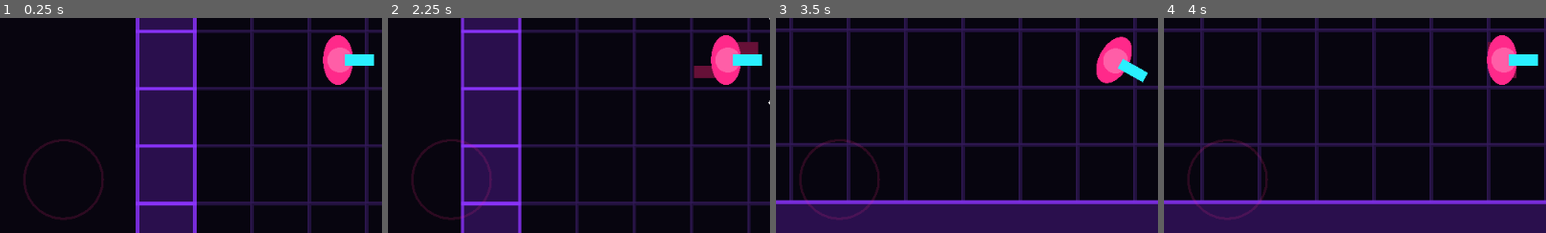
Above: before the commit, frames 1-4 (left to right).
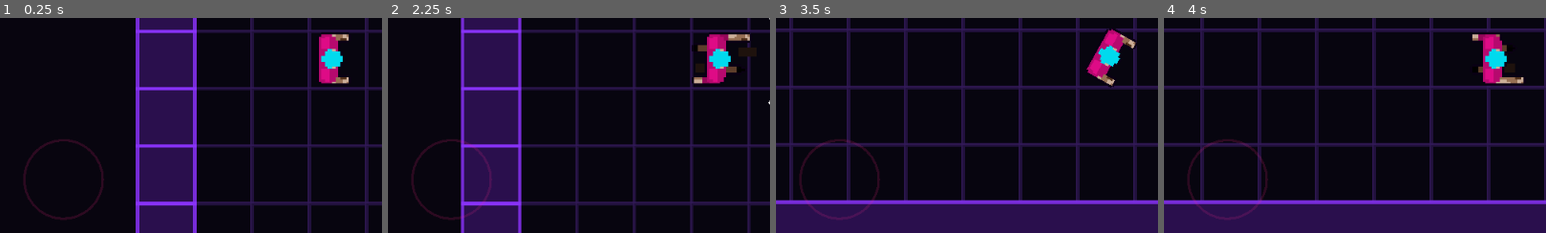
Above: after the commit, the same moments.

Repository: Evildodo3301/cyberhouse
Game: Godot game, scene res://scenes/levels/level_01.tscn
Two runs of this game, one before a commit and one after it. Both use one fixed random seed, a clock stepped at 60 frames per second and the inputs below.
Inputs (mouse positions are % of the whole screen's width and height, from its top left):
- Up to frame 1 (0.25 s): no input
- Up to frame 2 (2.25 s): click "II" at 0.5 s; click "▶" at 1.25 s; tap Enter at 2 s; move the mouse to (72, 45) at 2.02 s; hold D (move_right) from 2.03 s (still down); tap Space (attack) at 2.1 s; click (72, 45) at 2.17 s
- Up to frame 3 (3.5 s): release D (move_right) at 2.75 s; drag from (30, 55) to (45, 70) at 2.77 s
- Up to frame 4 (4 s): move the mouse to (60, 28) at 3.52 s; hold D (move_right) from 3.53 s (still down); tap Left (aim_left) at 3.6 s; tap Space (attack) at 3.8 s
The pictures show only the part of the screen within x 6-56%, y 40-90%; the shares and areas given below are measured in that part.

The runs differ from the first frame. In frame 1, 2.2% of the frame differs, in the area x 83-98%, y 7-32%; in frame 2, 3.0%, in the area x 79-98%, y 6-32%; in frame 3, 2.3%; in frame 4, 2.5%.

Commit message:
Doors alert rooms, enemies mostly stay home, shot kick and void flash, pink player sprite; bump to 0.4.1
- Pushing a door open alerts the enemies in the rooms on both sides.
- LevelMap.roam_chance (0.15 in level 1): the rest stop at their doorway
  instead of chasing you out (fixed by map order, same on every retry).
- Gunshots and gun kills kick the camera three times in ~0.1 s (0.8 px)
  instead of the random shake; fist kills still shake.
- Each shot tints the void outside the map neon (WeaponData.void_flash),
  stepping round the colour wheel so rapid fire glides instead of strobing.
- The player uses a pink and cyan recolour of the civilian sheet on the
  torso; every enemy now uses the cop sheet.

Co-Authored-By: Claude Opus 5.5 (1M context) <noreply@anthropic.com>
Claude-Session: https://claude.ai/code/session_01NRYTnNTQ9YXp86yos9nk5w

Diff:
--- a/data/weapons/pistol.tres
+++ b/data/weapons/pistol.tres
@@ -15,5 +15,6 @@
 pellets = 1
 spread_degrees = 2.0
 noise_loudness = 1.0
-shake = 2.0
+shake = 0.8
+void_flash = 0.45
 color = Color(0.85, 0.85, 0.9, 1)
--- a/scenes/main.tscn
+++ b/scenes/main.tscn
@@ -11,7 +11,6 @@
 [ext_resource type="PackedScene" path="res://scenes/props/swing_door.tscn" id="9_door"]
 [ext_resource type="PackedScene" path="res://scenes/enemies/grunt.tscn" id="10_grunt"]
 [ext_resource type="PackedScene" path="res://scenes/weapons/weapon_pickup.tscn" id="11_pickup"]
-[ext_resource type="Texture2D" path="res://assets/characters/civilian.png" id="12_civilian"]
 
 [node name="Main" type="Node2D"]
 script = ExtResource("1_main")
@@ -42,8 +41,6 @@
 [node name="GruntPatrol" parent="." instance=ExtResource("10_grunt")]
 position = Vector2(360, 40)
 patrol_points = Array[Vector2]([Vector2(450, 40), Vector2(450, 150), Vector2(330, 145), Vector2(360, 40)])
-sheet = ExtResource("12_civilian")
-sheet_rows = 2
 
 [node name="GruntGuard" parent="." instance=ExtResource("10_grunt")]
 position = Vector2(440, 270)
--- a/scripts/core/game.gd
+++ b/scripts/core/game.gd
@@ -10,6 +10,12 @@
 
 ## Anything can ask for a screen shake; the camera listens to this.
 signal shake_requested(strength: float, direction: Vector2)
+## A gunshot: a tiny triple kick on the camera instead of a shake.
+signal kick_requested(strength: float, direction: Vector2)
+## A gun fired (the void outside the map flashes a neon colour).
+signal shot_fired(weapon: WeaponData)
+## Someone pushed a door open (enemies in the rooms on either side react).
+signal door_opened(door: Node2D, opener: Node2D)
 ## An enemy died (the room listens to know when it's cleared).
 signal enemy_died(enemy: Node2D)
 ## A loud sound happened at `position`. Enemies (M2) will listen to this to
@@ -26,6 +32,10 @@
 
 func shake(strength: float, direction: Vector2 = Vector2.ZERO) -> void:
 	shake_requested.emit(strength, direction)
+
+
+func kick(strength: float, direction: Vector2) -> void:
+	kick_requested.emit(strength, direction)
 
 
 func make_noise(position: Vector2, loudness: float) -> void:
--- a/scripts/core/game_camera.gd
+++ b/scripts/core/game_camera.gd
@@ -1,6 +1,8 @@
 class_name GameCamera
 extends Camera2D
 ## Follows the player, leans a little toward where they aim, and shakes on kills.
+## Gunshots use a "kick" instead: three tiny, very quick jolts (a small
+## earthquake) that are over before they can hide anything.
 
 @export var target: Player
 ## How far (px) the camera leans toward the aim direction.
@@ -10,13 +12,20 @@
 
 var _shake_strength: float = 0.0
 var _shake_direction: Vector2 = Vector2.ZERO
+## Gunshot kick: the three jolts still to play, and how long the current one lasts.
+var _kicks: Array[Vector2] = []
+var _kick_time: float = 0.0
+
+## Seconds each of the three kick jolts lasts (all three: about 0.1 s).
+const KICK_STEP := 0.035
 
 
 func _ready() -> void:
 	Game.shake_requested.connect(shake)
+	Game.kick_requested.connect(kick)
 	if target:
 		global_position = target.global_position
-		target.killed_target.connect(func(_t, dir): shake(target.settings.kill_shake, dir))
+		target.killed_target.connect(_on_kill)
 
 
 func _process(delta: float) -> void:
@@ -28,9 +37,33 @@
 	_shake_strength = lerpf(_shake_strength, 0.0, clampf(shake_decay * delta, 0.0, 1.0))
 	var jitter := Vector2(randf_range(-1, 1), randf_range(-1, 1))
 	offset = (_shake_direction + jitter) * 0.5 * _shake_strength
+	if not _kicks.is_empty():
+		offset += _kicks[0]
+		_kick_time += delta
+		if _kick_time >= KICK_STEP:
+			_kick_time = 0.0
+			_kicks.pop_front()
+
+
+## Fist kills shake the screen; gun kills only kick it, so a burst of shots
+## never turns into a blur.
+func _on_kill(_target: Node2D, direction: Vector2) -> void:
+	if target.has_gun():
+		kick(target.weapon.shake * 1.5, direction)
+	else:
+		shake(target.settings.kill_shake, direction)
 
 
 ## `direction` is optional: pass the hit direction to push the screen that way.
 func shake(strength: float, direction: Vector2 = Vector2.ZERO) -> void:
 	_shake_strength = maxf(_shake_strength, strength)
 	_shake_direction = direction
+
+
+## Gunshot kick: back against the shot, then sideways, then a smaller push
+## back, each for KICK_STEP. `strength` is the first jolt in pixels.
+func kick(strength: float, direction: Vector2) -> void:
+	var back := -direction.normalized()
+	var side := back.orthogonal()
+	_kicks = [back * strength, side * strength * 0.6, -back * strength * 0.4]
+	_kick_time = 0.0
--- a/scripts/enemies/grunt.gd
+++ b/scripts/enemies/grunt.gd
@@ -18,6 +18,11 @@
 ##   LONG_RANGE  -> "COVER":   hides behind walls while you hold a gun far away.
 ##   BOMB        -> "SCATTER": runs from a landed bomb and keeps apart from others.
 ## Counters never change its speed, reaction time or reach.
+##
+## Doors: when you push open a door of its room, it turns to the door and
+## goes ALERT, even before it can see you. Grunts with stays_in_room (most of
+## them in early levels) never step out of their own room: they chase you to
+## their doorway and wait there.
 
 enum State { PATROL, ALERT, CHASE, ATTACK, SEARCH, KNOCKED_DOWN, DEAD }
 
@@ -41,6 +46,8 @@
 ## The gun it drops when it dies (it still fights with fists for now).
 ## Empty = drops nothing.
 @export var carried_weapon: WeaponData
+## If on, it never leaves the room it starts in (LevelMap sets this).
+@export var stays_in_room: bool = false
 ## Eye glow used by M3 to show an enemy has adapted. Transparent = none.
 @export var tell_color: Color = Color(0, 0, 0, 0)
 
@@ -69,6 +76,7 @@
 var _cover_timer: float = 0.0
 var _flee_from: Vector2
 var _flee_time: float = 0.0
+var _home_room: int = -1
 
 const SCATTER_TIME := 1.2   # a little longer than the bomb fuse
 const SHEET_COLUMNS := 12
@@ -98,6 +106,10 @@
 	if not active_counters.is_empty():
 		tell_color = TacticTracker.settings.adapted_eye_color
 	Game.bomb_landed.connect(_on_bomb_landed)
+	Game.door_opened.connect(_on_door_opened)
+	var level := get_tree().get_first_node_in_group("level")
+	if level:
+		_home_room = level.room_at(global_position)
 	_overlay = Node2D.new()
 	_overlay.z_index = 1
 	_overlay.draw.connect(_draw_overlay)
@@ -240,6 +252,24 @@
 		_enter(State.SEARCH)
 
 
+## You pushed open a door of its room: it turns to the door at once and goes
+## ALERT (the "!"), then comes to look. Doors other enemies open are ignored.
+func _on_door_opened(door: Node2D, opener: Node2D) -> void:
+	if not opener.is_in_group("player") or not state in [State.PATROL, State.SEARCH]:
+		return
+	var level := get_tree().get_first_node_in_group("level")
+	if level == null or _home_room < 0:
+		return
+	var door_center: Vector2 = door.center()
+	var across: Vector2 = Vector2.from_angle(door.global_rotation).orthogonal() * 16.0
+	var my_room: int = level.room_at(global_position)
+	if my_room != level.room_at(door_center + across) and my_room != level.room_at(door_center - across):
+		return
+	last_known_position = door_center
+	facing = global_position.direction_to(door_center)
+	_enter(State.ALERT)
+
+
 # --------------------------------------------------------------- behaviour
 
 func _patrol() -> void:
@@ -264,8 +294,8 @@
 
 func _search() -> void:
 	if not _arrived and global_position.distance_to(last_known_position) > 6.0 and _state_time < 6.0:
-		_move_to(last_known_position, settings.chase_speed * 0.7)
-		return
+		if _move_to(last_known_position, settings.chase_speed * 0.7):
+			return
 	# At the spot (or it took too long): look around, then go back to the route.
 	_arrived = true
 	velocity = Vector2.ZERO
@@ -295,7 +325,8 @@
 
 
 ## Walks toward `target` along the navigation path (around walls, through doors).
-func _move_to(target: Vector2, speed: float) -> void:
+## Returns false if stays_in_room stopped it at the edge of its room.
+func _move_to(target: Vector2, speed: float) -> bool:
 	agent.target_position = target
 	var next := agent.get_next_path_position()
 	if agent.is_navigation_finished() or next.distance_to(global_position) < 0.5:
@@ -303,9 +334,23 @@
 	var direction := global_position.direction_to(next)
 	if counters(TacticTracker.BOMB) and state == State.CHASE:
 		direction = _spread_out(direction)
+	if _leaving_room(direction):
+		velocity = Vector2.ZERO
+		facing = global_position.direction_to(target)
+		return false
 	velocity = direction * speed
 	if direction != Vector2.ZERO:
 		facing = direction
+	return true
+
+
+## True if a stay-in-room grunt's next step would take it into a doorway.
+## It looks 10 px ahead, so it stops before it can push the door open.
+func _leaving_room(direction: Vector2) -> bool:
+	if not stays_in_room or _home_room < 0:
+		return false
+	var level := get_tree().get_first_node_in_group("level")
+	return level != null and level.leaves_room(_home_room, global_position + direction * 10.0)
 
 
 ## BOMB counter: keeps a gap from other grunts so one bomb can't get them all.
--- /dev/null
+++ b/scripts/fx/void_flash.gd
@@ -0,0 +1,44 @@
+class_name VoidFlash
+extends Node
+## Each gunshot tints the empty void outside the map with a neon colour that
+## fades in about a fifth of a second. Every shot moves a little further
+## round the colour wheel (pink, purple, blue, cyan...), so rapid fire glides
+## through colours instead of strobing.
+
+## How fast the flash fades (per second).
+@export var fade_speed: float = 5.0
+## Highest the flash can build up to, even during rapid fire.
+@export var max_strength: float = 0.5
+## How far round the colour wheel each shot moves (1 = a full turn).
+@export var hue_step: float = 0.09
+
+var strength: float = 0.0
+var hue: float = 0.85   # starts on neon pink
+var _base: Color
+
+
+func _ready() -> void:
+	_base = ProjectSettings.get_setting("rendering/environment/defaults/default_clear_color")
+	Game.shot_fired.connect(_on_shot)
+
+
+func _exit_tree() -> void:
+	RenderingServer.set_default_clear_color(_base)
+
+
+func _on_shot(weapon: WeaponData) -> void:
+	if weapon.void_flash <= 0.0:
+		return
+	hue = fposmod(hue + hue_step, 1.0)
+	strength = minf(maxf(strength, weapon.void_flash), max_strength)
+
+
+func current_color() -> Color:
+	return _base.lerp(Color.from_hsv(hue, 0.9, 1.0), strength)
+
+
+func _process(delta: float) -> void:
+	if strength <= 0.0:
+		return
+	strength = maxf(strength - fade_speed * strength * delta - 0.2 * delta, 0.0)
+	RenderingServer.set_default_clear_color(current_color())
--- a/scripts/levels/level_map.gd
+++ b/scripts/levels/level_map.gd
@@ -8,7 +8,8 @@
 ##   D  swinging door     o  open doorway (no door)
 ##      (a straight run of D's or o's in a wall = one doorway)
 ##   P  player start      g  pistol on the floor
-##   C  cop grunt         V  civilian grunt
+##   C  cop grunt         V  civilian grunt (looks like a cop for now, so
+##                           the player is the only one in pink)
 ##   E  exit (opens once every enemy is dead)
 ##
 ## Rooms are worked out automatically: floor areas separated by walls and
@@ -18,13 +19,16 @@
 const GRUNT_SCENE := preload("res://scenes/enemies/grunt.tscn")
 const DOOR_SCENE := preload("res://scenes/props/swing_door.tscn")
 const PICKUP_SCENE := preload("res://scenes/weapons/weapon_pickup.tscn")
-const CIVILIAN_SHEET := preload("res://assets/characters/civilian.png")
 const EXIT_SCRIPT := preload("res://scripts/levels/exit_zone.gd")
 
 @export_multiline var layout: String = ""
 @export var wall_color: Color = Color(0.55, 0.2, 1.0)    # neon purple
 @export var floor_color: Color = Color(0.03, 0.02, 0.06)
 @export var grid_color: Color = Color(0.2, 0.1, 0.35, 0.6)
+## Share of enemies (0 to 1) that will chase you out of their room. The rest
+## stop at their own doorway. Early levels keep this low. Which enemies roam
+## is fixed by map order, so it is the same on every retry.
+@export_range(0.0, 1.0) var roam_chance: float = 0.15
 
 ## Size of the level in pixels.
 var size_px: Vector2
@@ -70,6 +74,16 @@
 ## Which room `point` is in, or -1 for walls and doorways.
 func room_at(point: Vector2) -> int:
 	return _room_of_tile.get(Vector2i((point / TILE).floor()), -1)
+
+
+## True if stepping onto `point` would take you out of room `room`: into a
+## doorway or another room. Walls count as inside (bumping one is fine).
+func leaves_room(room: int, point: Vector2) -> bool:
+	var at := Vector2i((point / TILE).floor())
+	if tile(at) in ["D", "o"]:
+		return true
+	var there: int = _room_of_tile.get(at, -1)
+	return there >= 0 and there != room
 
 
 func room_count() -> int:
@@ -182,9 +196,9 @@
 				var grunt: Node2D = GRUNT_SCENE.instantiate()
 				grunt.name = ("Cop%d" if letter == "C" else "Civilian%d") % count[letter]
 				grunt.position = spot
-				if letter == "V":
-					grunt.sheet = CIVILIAN_SHEET
-					grunt.sheet_rows = 2
+				# Every 1/roam_chance-th enemy (in map order) is a roamer.
+				var index: int = count["C"] + count["V"]
+				grunt.stays_in_room = floori(index * roam_chance) == floori((index - 1) * roam_chance)
 				grunt.start_facing_degrees = rad_to_deg(spot.angle_to_point(_room_center(at)))
 				add_child(grunt)
 			"g":
--- a/scripts/levels/main.gd
+++ b/scripts/levels/main.gd
@@ -35,6 +35,10 @@
 	pattern_hud.name = "PatternLogged"
 	add_child(pattern_hud)
 	Game.enemy_died.connect(_on_enemy_died)
+	# Gunshots flash the void outside the map.
+	var void_flash := VoidFlash.new()
+	void_flash.name = "VoidFlash"
+	add_child(void_flash)
 
 
 func _on_enemy_died(_enemy: Node2D) -> void:
--- a/scripts/player/player.gd
+++ b/scripts/player/player.gd
@@ -37,6 +37,16 @@
 @export var body_color: Color = Color(1.0, 0.16, 0.54)   # neon pink
 @export var accent_color: Color = Color(0.16, 0.94, 1.0) # neon cyan
 
+@export_group("Look")
+## Sprite sheet in the enemy layout (64 x 64 cells, 12 per row, drawn facing
+## up; row 1 = walk cycle, row 2 = corpses). Temporary: the civilian sheet
+## recoloured pink and cyan. Empty = placeholder shapes.
+@export var sheet: Texture2D = preload("res://assets/characters/player.png")
+## Sheet pixels to room pixels (same as the enemies).
+@export var sprite_scale: float = 0.6
+## Room pixels walked per walk-cycle frame.
+@export var stride_per_frame: float = 4.0
+
 ## Set by main.gd. Can stay empty (keyboard only).
 var touch_controls: TouchControls
 
@@ -66,6 +76,11 @@
 var _stride: float = 0.0   # distance walked, drives the step animation
 var _muzzle_flash: float = 0.0   # seconds the flash at the barrel stays visible
 var _crosshair: Sprite2D
+var _sprite: Sprite2D   # the body, on the torso so it turns with the aim
+
+const SHEET_COLUMNS := 12
+const PUNCH_FRAME := 3
+const CLEAN_CORPSES := [0, 2, 4, 6, 8, 9, 10, 11]
 
 @onready var _legs: Node2D = $Legs
 @onready var _torso: Node2D = $Torso
@@ -81,6 +96,19 @@
 	# The parts are plain nodes so art can later drop a sprite into each one.
 	_legs.draw.connect(_draw_legs)
 	_torso.draw.connect(_draw_torso)
+	if sheet:
+		_sprite = Sprite2D.new()
+		_sprite.texture = sheet
+		_sprite.hframes = SHEET_COLUMNS
+		_sprite.vframes = 2
+		_sprite.scale = Vector2.ONE * sprite_scale
+		_sprite.rotation = PI * 0.5   # the sheet faces up, the torso faces right
+		_sprite.texture_filter = CanvasItem.TEXTURE_FILTER_NEAREST
+		var material := ShaderMaterial.new()
+		material.shader = preload("res://shaders/outline.gdshader")
+		_sprite.material = material
+		_sprite.show_behind_parent = true   # the gun in hand is drawn on top
+		_torso.add_child(_sprite)
 	_crosshair = Sprite2D.new()
 	_crosshair.texture = CROSSHAIR_TEXTURE
 	_crosshair.texture_filter = CanvasItem.TEXTURE_FILTER_LINEAR
@@ -170,6 +198,13 @@
 	else:
 		_stride = 0.0   # idle: feet back together under the torso
 	_legs.rotation = legs_angle
+	if _sprite:
+		if _attack_state == AttackState.WINDUP or _swing_flash > 0.0:
+			_sprite.frame = PUNCH_FRAME
+		elif speed > settings.legs_idle_speed:
+			_sprite.frame = int(_stride / stride_per_frame) % SHEET_COLUMNS
+		else:
+			_sprite.frame = 0
 
 
 ## Aim assist: if a target sits close to the aim line, return the direction
@@ -286,7 +321,8 @@
 	if weapon.noise_loudness > 0.0:
 		Game.make_noise(global_position, weapon.noise_loudness)   # enemies hear it
 	if weapon.shake > 0.0:
-		Game.shake(weapon.shake, _attack_direction)
+		Game.kick(weapon.shake, _attack_direction)
+	Game.shot_fired.emit(weapon)
 	weapon_changed.emit(weapon, ammo)
 	if ammo <= 0:
 		_drop_weapon(_attack_direction.rotated(PI * 0.75))   # empty: toss it aside
@@ -421,7 +457,9 @@
 	_report_death(attacker, weapon)
 	var gore := get_tree().get_first_node_in_group("gore")
 	if gore:
-		gore.add_kill(global_position, direction, body_color, weapon)
+		gore.add_kill(global_position, direction, body_color, weapon, _corpse())
+	if _sprite:
+		_sprite.visible = false
 	died.emit(weapon)
 	Game.shake(settings.big_shake)
 	if settings.big_vibration_ms > 0:
@@ -473,7 +511,7 @@
 
 	# Muzzle flash at the end of the barrel.
 	if _muzzle_flash > 0.0:
-		draw_circle(_attack_direction * 15.0, 3.0, Color(1, 0.95, 0.6))
+		draw_circle(_attack_direction * 11.0 + _attack_direction.rotated(PI * 0.5) * 3.2, 3.0, Color(1, 0.95, 0.6))
 	if has_gun():
 		return   # the swing arcs below are for melee only
 
@@ -495,12 +533,23 @@
 	# Feet swing forward and back in turn, one full cycle per stride_length.
 	var step := sin(_stride / maxf(settings.stride_length, 1.0) * TAU) * 6.0
 	var foot_color := body_color.darkened(0.6)
+	if _sprite:
+		# Small dark shoes under the sprite, only while walking.
+		if _stride > 0.0:
+			foot_color = Color(0.12, 0.07, 0.05)
+			_legs.draw_rect(Rect2(Vector2(step - 2.5, -3.5), Vector2(5, 2.5)), foot_color)
+			_legs.draw_rect(Rect2(Vector2(-step - 2.5, 1.0), Vector2(5, 2.5)), foot_color)
+		return
 	_legs.draw_rect(Rect2(Vector2(step - 3.0, -5.0), Vector2(6, 3.5)), foot_color)
 	_legs.draw_rect(Rect2(Vector2(-step - 3.0, 1.5), Vector2(6, 3.5)), foot_color)
 
 
 func _draw_torso() -> void:
 	if not _alive:
+		return
+	if _sprite:
+		if has_gun():
+			_torso.draw_rect(Rect2(3, 2, 7, 2.5), weapon.color)   # the gun in the right hand
 		return
 	# Shoulders: an oval, wide across, narrow front to back.
 	_torso.draw_set_transform(Vector2.ZERO, 0.0, Vector2(0.6, 1.0))
@@ -510,3 +559,12 @@
 	_torso.draw_line(Vector2(2, 0), Vector2(10, 0), accent_color, 3.0)   # visor / arm
 	if has_gun():
 		_torso.draw_rect(Rect2(8, -1.5, 7, 3), weapon.color)   # the gun in hand
+
+
+## The body the gore layer paints when you die. Always a clean pose: the
+## recolour turned the sheet's head-burst blood pink, and the gore adds real blood.
+func _corpse() -> Dictionary:
+	if sheet == null:
+		return {}
+	var region := Rect2(CLEAN_CORPSES.pick_random() * 64, 64, 64, 64)
+	return {"texture": sheet, "region": region, "burst_region": region, "scale": sprite_scale}
--- a/scripts/props/swing_door.gd
+++ b/scripts/props/swing_door.gd
@@ -86,6 +86,7 @@
 			var side := _side_of(pushers[0].global_position)
 			_target_angle = -side * open_angle_degrees
 			_already_hit.clear()
+			Game.door_opened.emit(self, pushers[0])
 
 	var opening := absf(_target_angle) > absf(angle)
 	var speed := open_speed_degrees if opening else close_speed_degrees
--- a/scripts/weapons/weapon_data.gd
+++ b/scripts/weapons/weapon_data.gd
@@ -38,8 +38,11 @@
 @export var spread_degrees: float = 0.0
 ## How far the shot is heard: 1 = the whole level, 0 = silent.
 @export var noise_loudness: float = 0.0
-## Screen shake per shot, in pixels.
+## Camera kick per shot, in pixels: three tiny jolts in about 0.1 s
+## (a small earthquake). Keep it under 1 so it never hides the action.
 @export var shake: float = 0.0
+## How strongly the void outside the map flashes neon on each shot (0 = never, 1 = full colour).
+@export var void_flash: float = 0.0
 
 @export_group("Looks")
 ## Colour of the weapon lying on the floor (placeholder until art).
--- a/tests/level_01_test.gd
+++ b/tests/level_01_test.gd
@@ -51,6 +51,50 @@
 	await wait_frames(3)
 	check(civilian.state == 1, "entering a room alerts its enemy")
 
+	# Looks: the player wears the pink sheet, every enemy the cop sheet.
+	check(player._sprite != null and player._sprite.texture.resource_path.ends_with("player.png"), "the player has the pink character sprite")
+	check(enemies.all(func(e): return e.sheet.resource_path.ends_with("cop.png")), "every enemy looks like a cop")
+	var roamers := enemies.filter(func(e): return not e.stays_in_room).size()
+	print("      roamers: ", enemies.filter(func(e): return not e.stays_in_room).map(func(e): return e.name))
+	check(roamers >= 1 and roamers <= 3, "only a few enemies may leave their room (%d of 9)" % roamers)
+
+	# Push the start room's door open: the two cops behind it react at once.
+	var door_spot := Vector2(15 * 16 - 10, 17 * 16 + 8)
+	var behind_door := enemies.filter(func(e): return map.room_at(e.global_position) == map.room_at(Vector2(20 * 16, 17 * 16)))
+	check(behind_door.size() == 2 and behind_door.all(func(e): return e.state == 0), "the cops behind the door start calm")
+	player.global_position = door_spot
+	await wait_frames(4)
+	check(behind_door.all(func(e): return e.state in [1, 2]), "opening the door alerts the room behind it")
+	var far_room := enemies.filter(func(e): return map.room_at(e.global_position) == map.room_at(Vector2(40 * 16, 3 * 16)))
+	check(far_room.all(func(e): return e.state == 0), "rooms away from the door stay calm")
+
+	# Shoot: a tiny triple kick, and the void flashes neon then fades.
+	player.global_position = Vector2(3 * 16 + 8, 20 * 16 + 8)
+	player.equip(load("res://data/weapons/pistol.tres"), 8)
+	var camera = level.get_node("GameCamera")
+	var void_flash = level.get_node("VoidFlash")
+	player.request_attack(Vector2.LEFT)
+	await wait_frames(1)
+	check(camera._kicks.size() >= 2, "a shot kicks the camera in quick steps")
+	var biggest := 0.0
+	for k in camera._kicks:
+		biggest = maxf(biggest, k.length())
+	check(biggest > 0.0 and biggest <= 1.0, "the kick is tiny (%.2f px)" % biggest)
+	await process_frame
+	check(void_flash.strength > 0.0 and RenderingServer.get_default_clear_color() != void_flash._base, "the void flashes on a shot")
+	await create_timer(1.0).timeout
+	check(camera._kicks.is_empty(), "the kick is over quickly")
+	check(void_flash.strength == 0.0, "the void flash fades out")
+
+	# The shot was heard everywhere: for 3 s, no stay-in-room enemy leaves its room.
+	var left_room := []
+	for i in 180:
+		await physics_frame
+		for e in enemies:
+			if e.stays_in_room and e.is_alive() and map.room_at(e.global_position) != e._home_room and not left_room.has(e.name):
+				left_room.append(e.name)
+	check(left_room.is_empty(), "stay-in-room enemies stop at their doorway %s" % [left_room])
+
 	# Kill everyone: the exit opens; walk in: LEVEL COMPLETE.
 	player.global_position = Vector2(3 * 16 + 8, 20 * 16 + 8)
 	for enemy in root.get_tree().get_nodes_in_group("enemies"):
Binary file added: assets/characters/player.png
Not shown, added: assets/characters/player.png.import
Not shown, changed: export_presets.cfg
Not shown: 1 places in scenes/main.tscn that only renumber resources
Not shown, added: scripts/fx/void_flash.gd.uid
Not shown, changed: CREDITS.md
